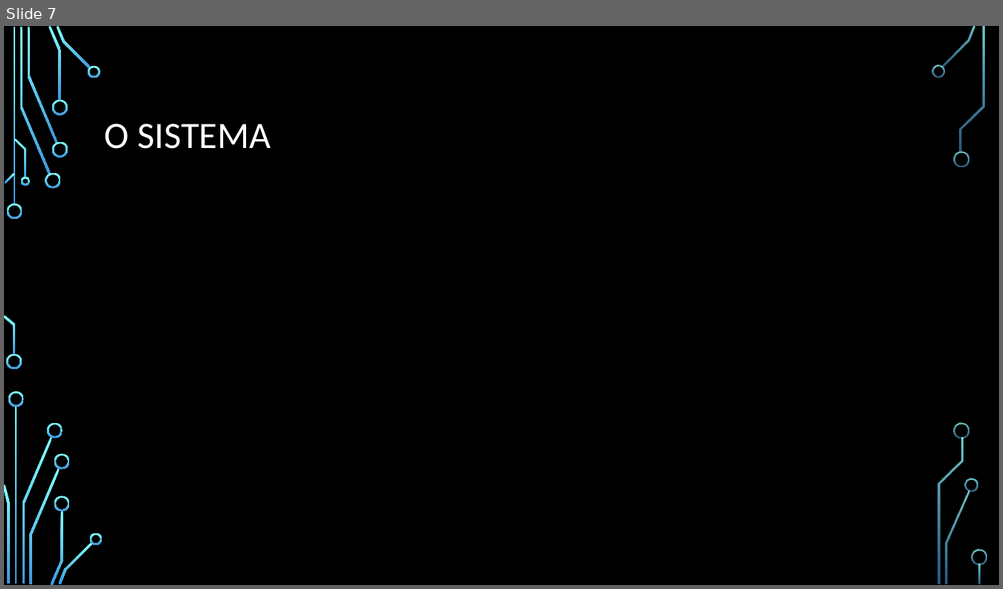
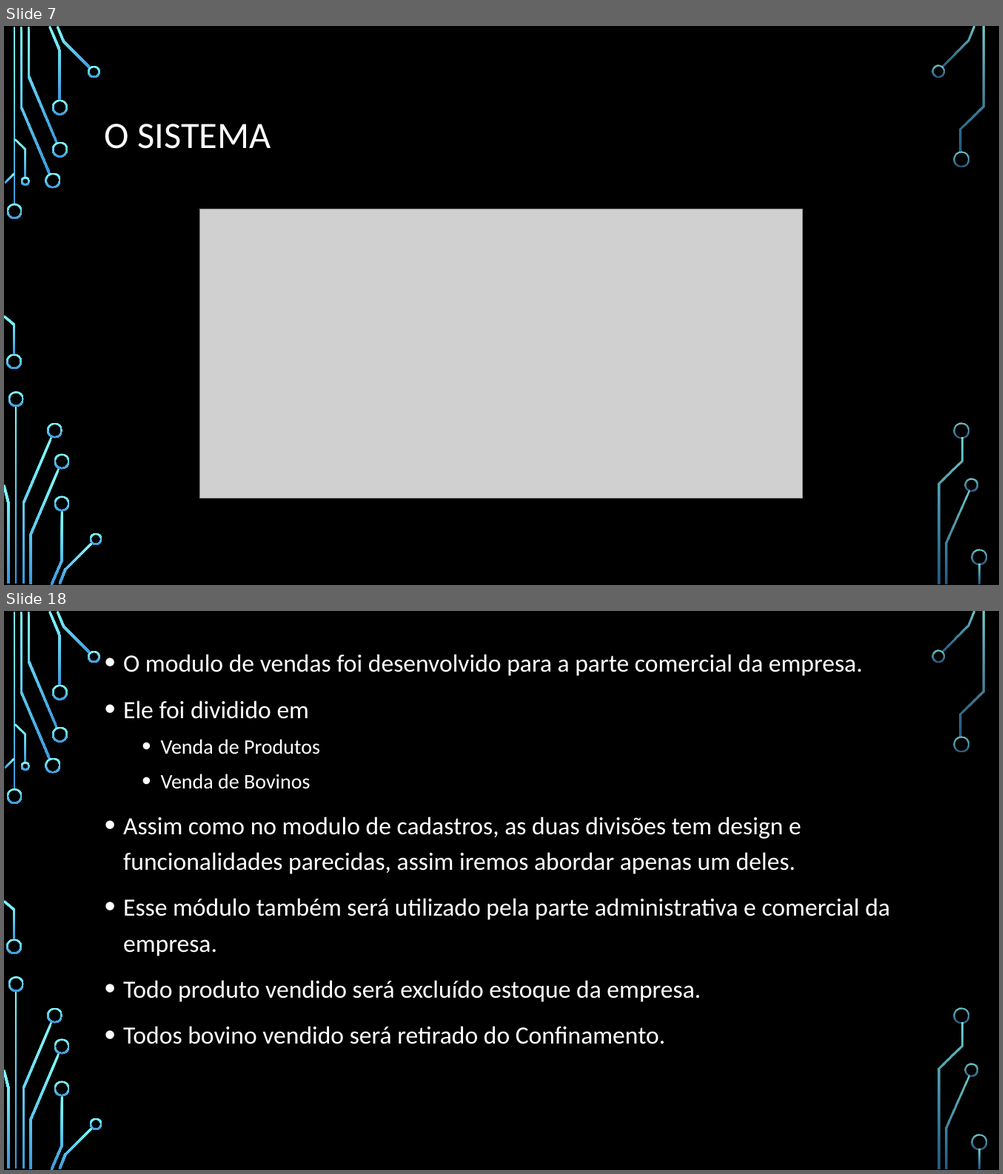
Before and after one commit to chav1985/GerenciamentoBovinos, a slide deck: GerenciamentoBovinos/Documentação/Apresentação/SISTEMA DE GERENCIAMENTO DE BOVINOS.pptx. Shown one above the other, each under a label of ours: slide 7 before the commit, slides 7 and 18 after it; the slides between them are not shown. The pictures are 1003x589 and 1003x1174 pixels, drawn with LibreOffice and Linux fonts; fonts in the diff are those of the drawing; grey boxes stand for pictures; background and template pictures are left out. Boxes give left, top, right and bottom in pixels: in the first picture for what was removed or moved away, otherwise in the second. Text is boxed around its words. In the diff, an @@ line names an element or a change of style, - is before the commit and + after.

```diff
--- a/GerenciamentoBovinos/Documentação/Apresentação/SISTEMA DE GERENCIAMENTO DE BOVINOS.pptx
+++ b/GerenciamentoBovinos/Documentação/Apresentação/SISTEMA DE GERENCIAMENTO DE BOVINOS.pptx
@@ slide 18 added at [4,611,999,1170], background picture (left out); not listed: 36 template elements that a slide beside it also shows @@
@@ text added at [123,654,890,1045], 24 pt, text #FFFFFF @@
+• O modulo de vendas foi desenvolvido para a parte comercial da empresa.
+• Ele foi dividido em
+  • Venda de Produtos
+  • Venda de Bovinos
+• Assim como no modulo de cadastros, as duas divisões tem design e funcionalidades parecidas, assim iremos abordar apenas um deles.
+• Esse módulo também será utilizado pela parte administrativa e comercial da empresa.
+• Todo produto vendido será excluído estoque da empresa.
+• Todos bovino vendido será retirado do Confinamento.
@@ slide 7 changed as well @@
@@ picture added at [200,210,802,498] @@
```
Also in this commit, not shown: 2 other slides changed, 14 other slides added, 1 other file.
